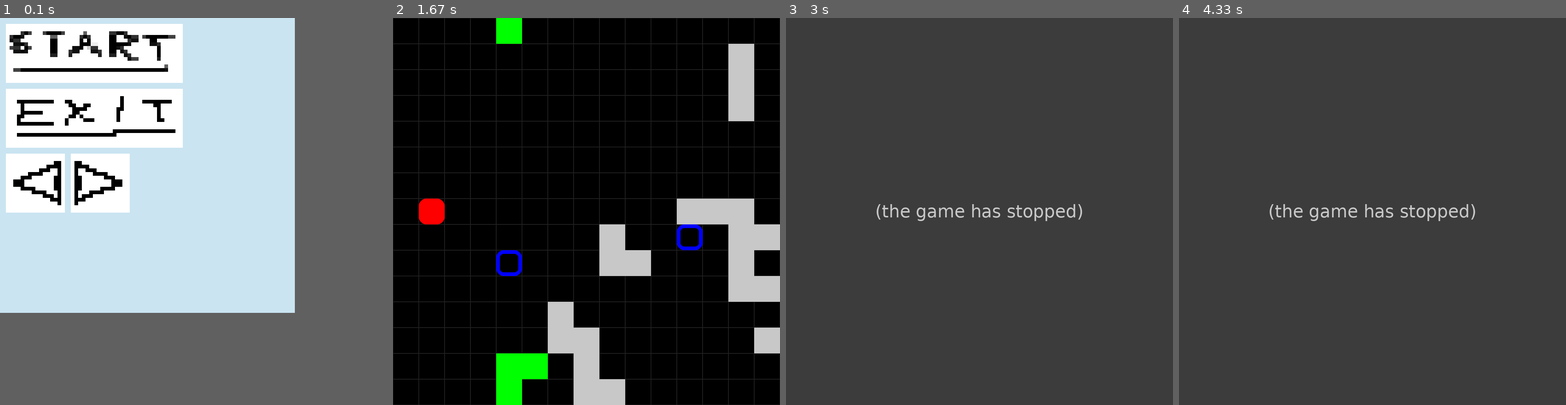
Above: before the commit, frames 1-4 (left to right).
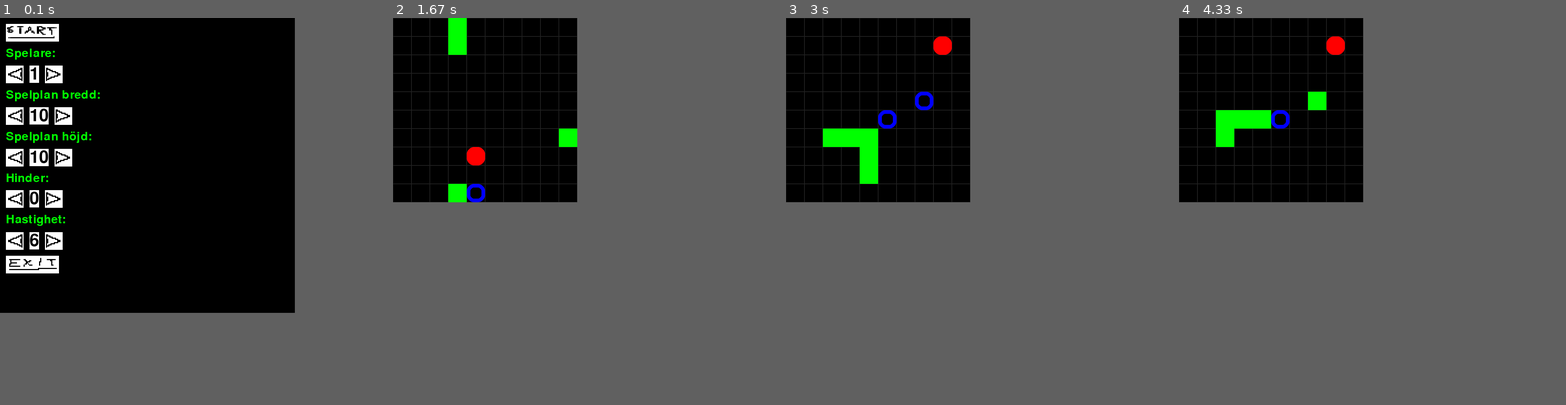
Above: after the commit, the same moments.

Repository: VinnieVinn/Snake-Game
Game: pygame game, started from main.py
Two runs of this game, one before a commit and one after it. Both use one fixed random seed, a clock stepped at 60 frames per second and the inputs below.
Inputs (mouse positions are in pixels of both pictures, inside the frame that each line leads up to):
- Up to frame 1 (0.1 s): no input
- Up to frame 2 (1.67 s): click (423, 33) at 0.38 s; hold D 0.67-1.13 s; move the mouse to (478, 118) at 0.7 s; hold W 1.17-1.47 s; hold D from 1.5 s (still down)
- Up to frame 3 (3 s): release D at 1.97 s; hold S 2.57-2.87 s; hold A from 2.9 s (still down)
- Up to frame 4 (4.33 s): release A at 3.3 s; hold W 3.33-3.7 s; hold D from 3.73 s (still down)
In frame 2 the window is 1050x1050 before the commit and 500x500 after it. Grey fills any space a smaller window leaves; there, only what the larger window draws over its background counts as a difference.

The runs differ from the first frame. In frame 1, 54% of the frame differs, in the area x 0-77%, y 0-77%; in frame 2, 19%; in frame 3, 23%; in frame 4, 23%.
Before the commit the program exited at 1.87 s; later frames show no game.

Commit message:
MAJOR MENU UPDATE: ELECTRIC BOGALOO
- Major menu overhaul

Diff:
--- a/button.py
+++ b/button.py
@@ -3,13 +3,34 @@
 #button class
 class Button():
 	def __init__(self, x, y, image, scale):
-		width = image.get_width()
-		height = image.get_height()
-		self.image = pygame.transform.scale(image, (int(width * scale), int(height * scale)))
+		self.width = image.get_width()
+		self.height = image.get_height()
+		self.x = x
+		self.y = y
+		self.image = pygame.transform.scale(image, (int(self.width * scale), int(self.height * scale)))
 		self.rect = self.image.get_rect()
 		self.rect.topleft = (x, y)
 		self.clicked = False
 
+
+	def get_width(self):
+		return self.width
+
+	def get_height(self):
+		return self.height
+
+	def set_x(self, value):
+		self.x = value
+		self.rect.topleft = (self.x, self.y)
+
+	def set_y(self, value):
+		self.y = value
+		self.rect.topleft = (self.x, self.y)
+
+
+	def flip_img_x(self):
+		self.image = pygame.transform.flip(self.image, True, False).convert_alpha()
+		self.rect = self.image.get_rect()
 
 	def draw(self, surface):
 		#draw button on screen
--- a/gamelogic.py
+++ b/gamelogic.py
@@ -46,14 +46,9 @@
     obstacle = []
     posOffset = randomizeFoodPos(grid_width, grid_height, ignore_list)
 
-
     for i in range(len(obstacleTypes[type])):
-        #print(obstacleTypes[type][i][0]+posOffset[0])
-        #print(obstacleTypes[type][i][1]+posOffset[1])
         pos = (obstacleTypes[type][i][0] + posOffset[0], obstacleTypes[type][i][1] + posOffset[1])
         obstacle.append(pos)
-
-    #print(obstacle)
 
     return obstacle
 
--- a/main.py
+++ b/main.py
@@ -5,16 +5,16 @@
 import main_menu  # type: ignore
 
 
-grid_width = 15
-grid_height = 15
-block_size = 70
-obstacleAmount = 8
+grid_width = main_menu.gridWidth
+grid_height = main_menu.gridHeight
+block_size = 50
+obstacleAmount = main_menu.obstacles
 
 graphics.display(grid_width*block_size, grid_height*block_size)
 clock = pygame.time.Clock()
 dt = 0
 getFrames = 0
-gameSpeed = 8 # Frames
+gameSpeed = main_menu.gameSpeed # Frames
 fpsLimit = 120
 
 snake = [[0, 0], [1, 0], [2, 0], [2, 1]]
@@ -67,12 +67,8 @@
     # fill the screen with a color to wipe away anything from last frame
     graphics.clear_screen()
 
-
     graphics.drawGrid(grid_width, grid_height, block_size)
-
-
     graphics.drawObstacles(obstacles, block_size)
-
     graphics.drawPortal(portal_1, block_size)
     graphics.drawPortal(portal_2, block_size)
     graphics.drawSnake(snake, block_size)
@@ -90,7 +86,7 @@
     if keys[pygame.K_a]:
         new_input(LEFT)
 
-    if timer*gameSpeed / fpsLimit >= 1:
+    if timer*gameSpeed >= fpsLimit:
         if len(input_buffer) != 0:
             snake_dir = input_buffer.pop(0)
             last_direction = snake_dir
--- a/main_menu.py
+++ b/main_menu.py
@@ -1,39 +1,96 @@
 import pygame
 import button
+import text
 import os
 
-def draw_text(prompt: str, font, color, x, y):
-    pass
+def load_img(location):
+    img = pygame.image.load(directory + location).convert_alpha()
+    return button.Button(0, 0, img, button_scale)
+
+def flip_img_x(img):
+    img.flip_img_x()
+    return img
+
+def flip_img_y(img):
+    return pygame.transform.flip(img, False, True).convert_alpha()
+
+def load_text(prompt: str, font: str, fontSize: int, antialias: bool, color, bgColor):
+    return text.Text(0, 0, prompt, font, fontSize, antialias, color, bgColor)
 
 pygame.init()
 
 
 
+
 screen_width = 800
 screen_height = 800
-button_scale = 10 # x times
-margin = 16 # pixels
+button_scale = 3 # x times
+margin = (16, 16) # pixels (x, y)
+backgroundColor = "black"
 directory = os.path.dirname(os.path.realpath(__file__))
 
 screen = pygame.display.set_mode((screen_width, screen_height))
-pygame.display.set_caption('Button Demo')
+pygame.display.set_caption('Main Menu')
+
+
+players = 1
+gridWidth = 10
+gridHeight = 10
+obstacles = 0
+gameSpeed = 6
+
+options = [{"Start":load_img("\\sprites\\start.png")},
+           {"PlayersText":load_text("Spelare:", "freesansbold.ttf", 32, True, "green", "black")},
+           {"PlayersLeftArrow":load_img("\\sprites\\arrow.png"), "PlayersValue":load_text(f"{players}", "freesansbold.ttf", 47, True, "black", "#ffffff00"), "PlayersRightArrow": flip_img_x(load_img("\\sprites\\arrow.png"))},
+           {"WidthText":load_text("Spelplan bredd:", "freesansbold.ttf", 32, True, "green", "black")},
+           {"WidthLeftArrow":load_img("\\sprites\\arrow.png"), "WidthValue":load_text(f"{gridWidth}", "freesansbold.ttf", 47, True, "black", "#ffffff00"), "WidthRightArrow": flip_img_x(load_img("\\sprites\\arrow.png"))},
+           {"HeightText":load_text("Spelplan höjd:", "freesansbold.ttf", 32, True, "green", "black")},
+           {"HeightLeftArrow":load_img("\\sprites\\arrow.png"), "HeightValue":load_text(f"{gridHeight}", "freesansbold.ttf", 47, True, "black", "#ffffff00"), "HeightRightArrow": flip_img_x(load_img("\\sprites\\arrow.png"))},
+           {"ObstaclesText":load_text("Hinder:", "freesansbold.ttf", 32, True, "green", "black")},
+           {"ObstaclesLeftArrow":load_img("\\sprites\\arrow.png"), "ObstaclesValue":load_text(f"{obstacles}", "freesansbold.ttf", 47, True, "black", "#ffffff00"), "ObstaclesRightArrow": flip_img_x(load_img("\\sprites\\arrow.png"))},
+           {"GameSpeedText":load_text("Hastighet:", "freesansbold.ttf", 32, True, "green", "black")},
+           {"GameSpeedLeftArrow":load_img("\\sprites\\arrow.png"), "GameSpeedValue":load_text(f"{gameSpeed}", "freesansbold.ttf", 47, True, "black", "#ffffff00"), "GameSpeedRightArrow": flip_img_x(load_img("\\sprites\\arrow.png"))},
+           {"Exit":load_img("\\sprites\\exit.png")},
+           ]
+
+
+
+# Exit
 
 
 startGame = False
 
-#Menu buttons:
-start_image = pygame.image.load(directory + "\\sprites\\start.png").convert_alpha()
-start_button = button.Button(margin, margin, start_image, button_scale)
 
-exit_image = pygame.image.load(directory + "\\sprites\\exit.png").convert_alpha()
-exit_button = button.Button(margin, 2*margin+start_image.get_height()*button_scale, exit_image, button_scale)
+i = 0
+itemVerticalOffset = margin[1]
+for dict in options:
+    imgSize = None
+    textSize = None
+    itemHorizontalOffset = margin[0]
 
-arrow_left_image = pygame.image.load(directory + "\\sprites\\arrow.png").convert_alpha()
-arrow_left = button.Button(margin, 3*margin+start_image.get_height()*button_scale+exit_image.get_height()*button_scale, arrow_left_image, button_scale)
+    for pair in dict.items():
+        pair[1].set_x(itemHorizontalOffset)
+        pair[1].set_y(itemVerticalOffset)
+        if isinstance(pair[1], button.Button): # IMG
+            imgSize = (pair[1].get_width(), pair[1].get_height())
+            print(imgSize)
+            options[i].update({pair[0]:pair[1]})
+            #options[i].update({pair[0]:button.Button(itemHorizontalOffset, itemVerticalOffset, img, button_scale)})
+            itemHorizontalOffset += imgSize[0] * button_scale + margin[0]
+        elif isinstance(pair[1], text.Text): # TEXT
+            textSize = (pair[1].get_width(), pair[1].get_height())
+            options[i].update({pair[0]:pair[1]})
 
-arrow_right_image = pygame.transform.flip(arrow_left_image, True, False).convert_alpha()
-arrow_right = button.Button(2*margin+arrow_left_image.get_width()*button_scale, 3*margin+start_image.get_height()*button_scale+exit_image.get_height()*button_scale, arrow_right_image, button_scale)
+            pair[1].set_x(itemHorizontalOffset)
+            pair[1].set_y(itemVerticalOffset)
+            itemHorizontalOffset += textSize[0] + margin[0]
 
+    if dict != {}:
+        if imgSize != None:
+            itemVerticalOffset += imgSize[1] * button_scale + margin[1]
+        elif textSize != None:
+            itemVerticalOffset += textSize[1] + margin[1]
+    i += 1
 
 
 running = True
@@ -46,24 +103,70 @@
             running = False
 
     # Graphics
-    screen.fill((202, 228, 241))
+    screen.fill(backgroundColor)
 
-    start_button.draw(screen)
-    exit_button.draw(screen)
-    arrow_left.draw(screen)
-    arrow_right.draw(screen)
 
-    if start_button.pressed():
+    # Render loop
+    for dict in options:
+        for item in dict.values():
+            #print("AAAA ", dict.values())
+            #print("AAAAA ", item)
+            if isinstance(item, button.Button): # IMG
+                item.draw(screen)
+            elif isinstance(item, text.Text): # TEXT
+                item.draw(screen)
+
+
+
+
+    if options[0].get("Start").pressed():
         print('START')
         startGame = True
         running = False
-    if exit_button.pressed():
+    if options[-1].get("Exit").pressed():
         print("EXIT")
         running = False
-    if arrow_left.pressed():
-        print("Left arrow")
-    if arrow_right.pressed():
-        print("Right arrow")
+
+    if options[2].get("PlayersLeftArrow").pressed():
+        players = 1
+        options[2]["PlayersValue"].set_prompt(str(players))
+    elif options[2].get("PlayersRightArrow").pressed():
+        players = 2
+        options[2]["PlayersValue"].set_prompt(str(players))
+
+    elif options[4].get("WidthLeftArrow").pressed():
+        gridWidth -= 1
+        if gridWidth < 1: gridWidth = 1
+        options[4]["WidthValue"].set_prompt(str(gridWidth))
+    elif options[4].get("WidthRightArrow").pressed():
+        gridWidth += 1
+        options[4]["WidthValue"].set_prompt(str(gridWidth))
+
+    elif options[6].get("HeightLeftArrow").pressed():
+        gridHeight -= 1
+        if gridHeight < 1: gridHeight = 1
+        options[6]["HeightValue"].set_prompt(str(gridHeight))
+    elif options[6].get("HeightRightArrow").pressed():
+        gridHeight += 1
+        options[6]["HeightValue"].set_prompt(str(gridHeight))
+
+    elif options[8].get("ObstaclesLeftArrow").pressed():
+        obstacles -= 1
+        if obstacles < 0: obstacles = 0
+        options[8]["ObstaclesValue"].set_prompt(str(obstacles))
+    elif options[8].get("ObstaclesRightArrow").pressed():
+        obstacles += 1
+        options[8]["ObstaclesValue"].set_prompt(str(obstacles))
+
+    elif options[10].get("GameSpeedLeftArrow").pressed():
+        gameSpeed -= 1
+        if gameSpeed < 1: gameSpeed = 1
+        options[10]["GameSpeedValue"].set_prompt(str(gameSpeed))
+    elif options[10].get("GameSpeedRightArrow").pressed():
+        gameSpeed += 1
+        options[10]["GameSpeedValue"].set_prompt(str(gameSpeed))
+
+
 
     pygame.display.update()
 
--- /dev/null
+++ b/text.py
@@ -0,0 +1,42 @@
+import pygame
+
+#Text class
+class Text():
+	def __init__(self, x, y, prompt, font, fontSize, antialias, color, bgColor):
+		self.fontSize = fontSize
+		self.font = pygame.font.Font(font, fontSize)
+		self.x = x
+		self.y = y
+		self.antialias = antialias
+		self.color = color
+		self.bgColor = bgColor
+		self.prompt = prompt
+		self.text = self.font.render(prompt, antialias, color, bgColor)
+		self.width, self.height = self.font.size(prompt)
+
+		self.rect = self.text.get_rect()
+		self.rect.topleft = (x, y)
+
+
+	def get_width(self):
+		return self.width
+
+	def get_height(self):
+		return self.height
+
+	def set_x(self, value):
+		self.x = value
+		self.rect.topleft = (self.x, self.y)
+
+	def set_y(self, value):
+		self.y = value
+		self.rect.topleft = (self.x, self.y)
+
+	def set_prompt(self, value):
+		self.prompt = value
+		self.text = self.font.render(self.prompt, self.antialias, self.color, self.bgColor)
+
+
+	def draw(self, surface):
+		#draw button on screen
+		surface.blit(self.text, (self.rect.x, self.rect.y))
